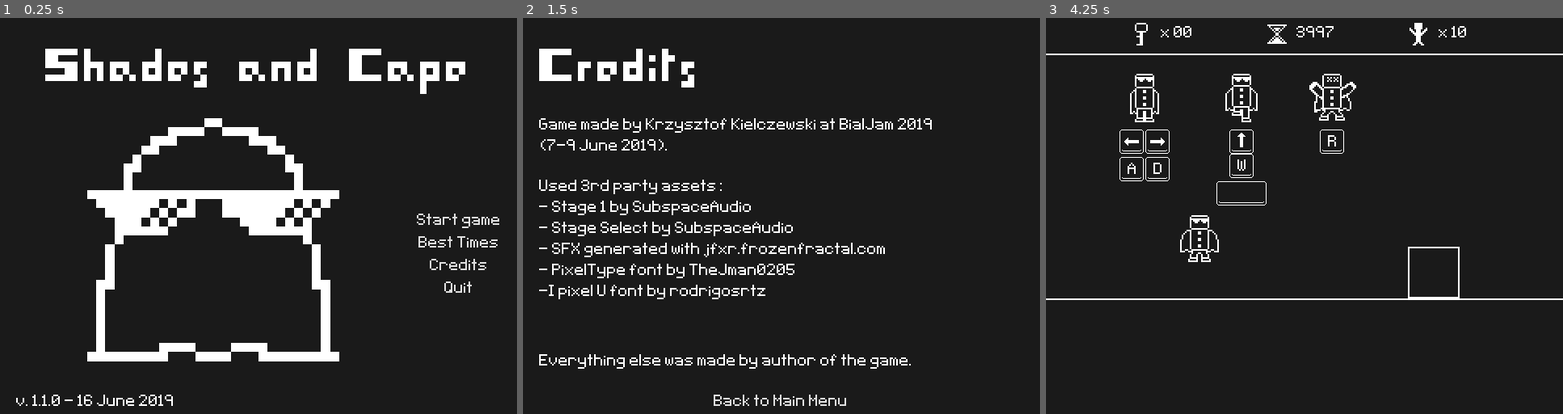
Above: before the commit, frames 1-3 (left to right).
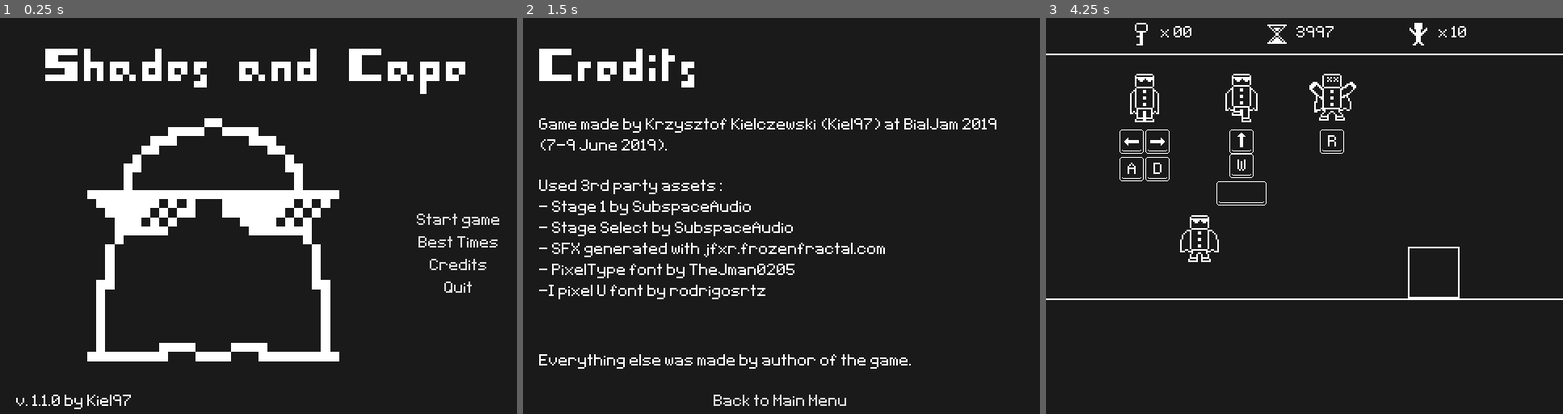
Above: after the commit, the same moments.

Repository: Kiel97/bialjam2019
Game: Godot game, scene res://Menu/MainMenu.tscn
Two runs of this game, one before a commit and one after it. Both use one fixed random seed, a clock stepped at 60 frames per second and the inputs below. Sound files missing from this copy of the repository are replaced by a short silence.
Inputs:
- Up to frame 1 (0.25 s): no input
- Up to frame 2 (1.5 s): click "Credits" at 0.5 s; hold Right (move_right) from 1.28 s (still down)
- Up to frame 3 (4.25 s): tap Up (jump) at 1.52, 2.27 s; tap Enter at 2 s; release Right (move_right) at 2.75 s; click "Back to Main Menu" at 2.75 s; click "Start game" at 3.5 s

The runs differ from the first frame. In frame 1, 0.2% of the frame differs, in the area x 12-34%, y 95-99%; in frame 2, 0.4%, in the area x 57-92%, y 25-29%; in frame 3, nothing differs.

Commit message:
Changed text at Main and Credits menus

Diff:
--- a/Bialjam2019/Menu/CreditsScreen.tscn
+++ b/Bialjam2019/Menu/CreditsScreen.tscn
@@ -40,7 +40,7 @@
 margin_right = 300.0
 margin_bottom = 78.0
 custom_fonts/font = ExtResource( 4 )
-text = "Game made by Krzysztof Kielczewski at BialJam 2019
+text = "Game made by Krzysztof Kielczewski (Kiel97) at BialJam 2019
 (7-9 June 2019)."
 
 [node name="UsedAssetsLabel" type="Label" parent="PanelContainer/MarginContainer/VBoxContainer"]
--- a/Bialjam2019/Menu/MainMenu.tscn
+++ b/Bialjam2019/Menu/MainMenu.tscn
@@ -63,7 +63,7 @@
 margin_right = 244.0
 margin_bottom = 192.0
 custom_fonts/font = ExtResource( 5 )
-text = "v. 1.1.0 - 16 June 2019"
+text = "v. 1.1.0 by Kiel97"
 
 [node name="VBoxContainer" type="VBoxContainer" parent="PanelContainer/MarginContainer/VBoxContainer/HBoxContainer"]
 editor/display_folded = true
